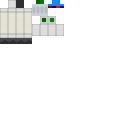
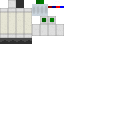
Before/after of a (128, 128) layered artwork. What changed in the layer stack:
pixels changed over left=48, top=0, right=64, bottom=6 (layer not identified)
